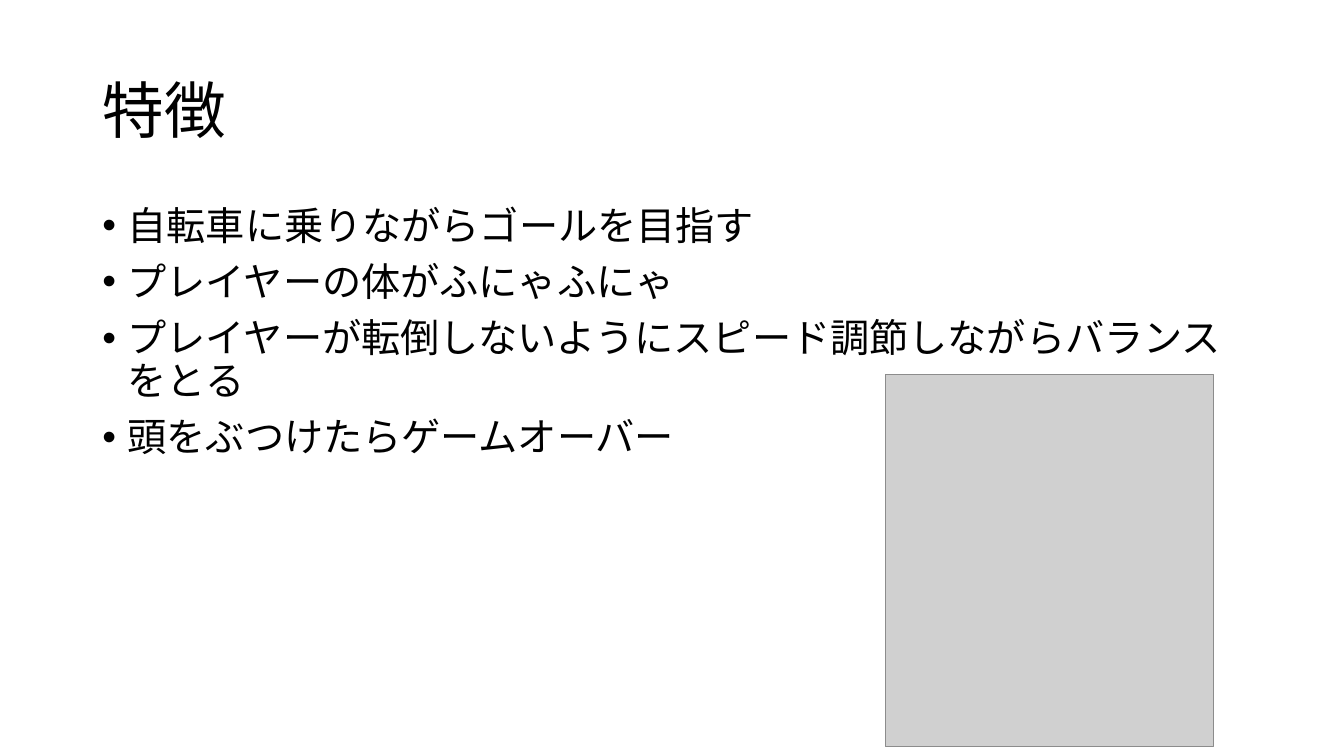
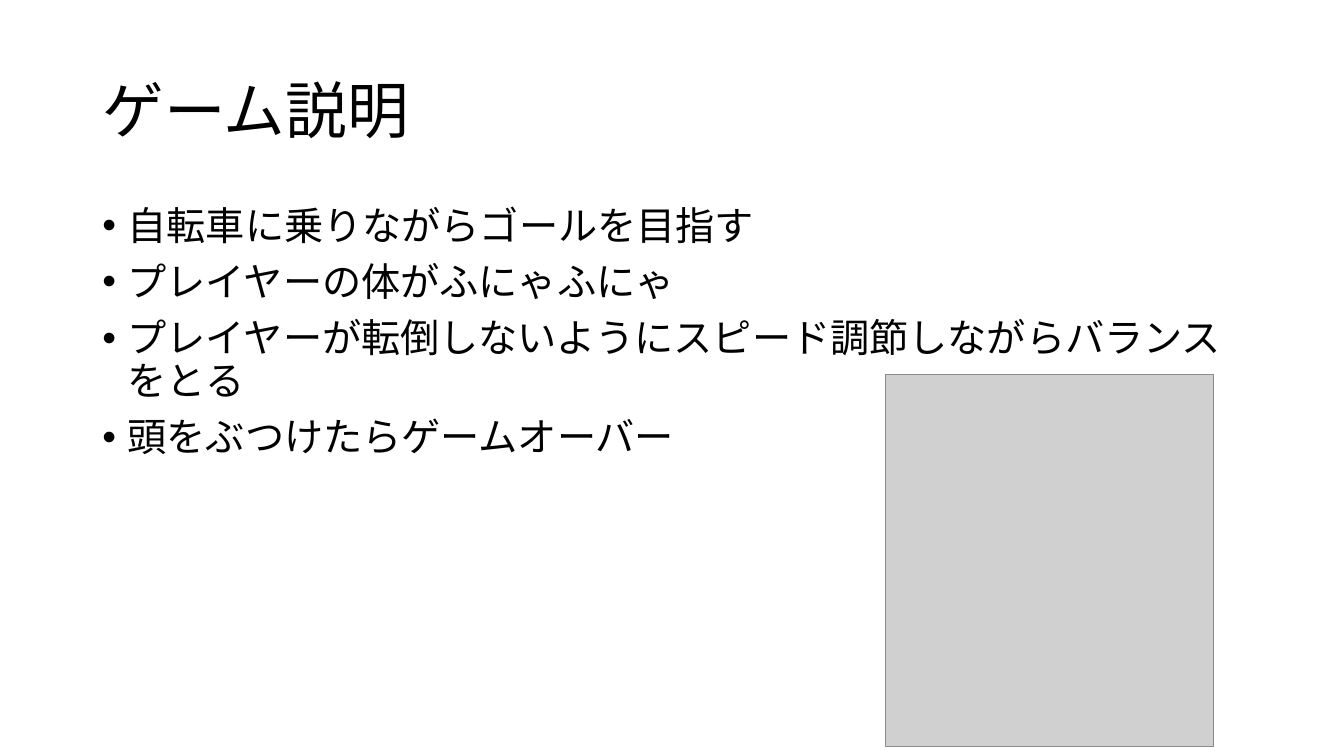
Before and after one commit to kawasakiryota1646/kawanishi, a slide deck: slide 3 of 爆チャリ.pptx. Drawn at 1344x756 pixels with LibreOffice and Linux fonts; fonts in the diff are those of the drawing; grey boxes stand for pictures. Boxes give left, top, right and bottom in pixels: in the first picture for what was removed or moved away, otherwise in the second. Text is boxed around its words. In the diff, an @@ line names an element or a change of style, - is before the commit and + after.

Commit message:
修正

```diff
--- a/爆チャリ.pptx
+++ b/爆チャリ.pptx
@@ title at (x1=102, y1=81, x2=408, y2=138): text changed @@
-特徴
+ゲーム説明
```
